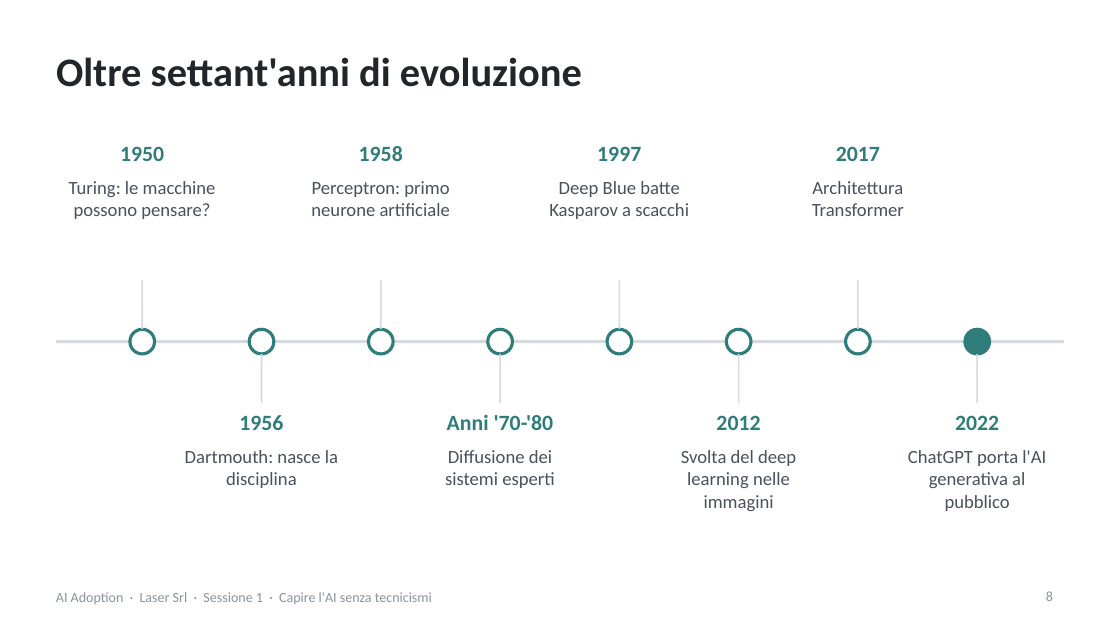
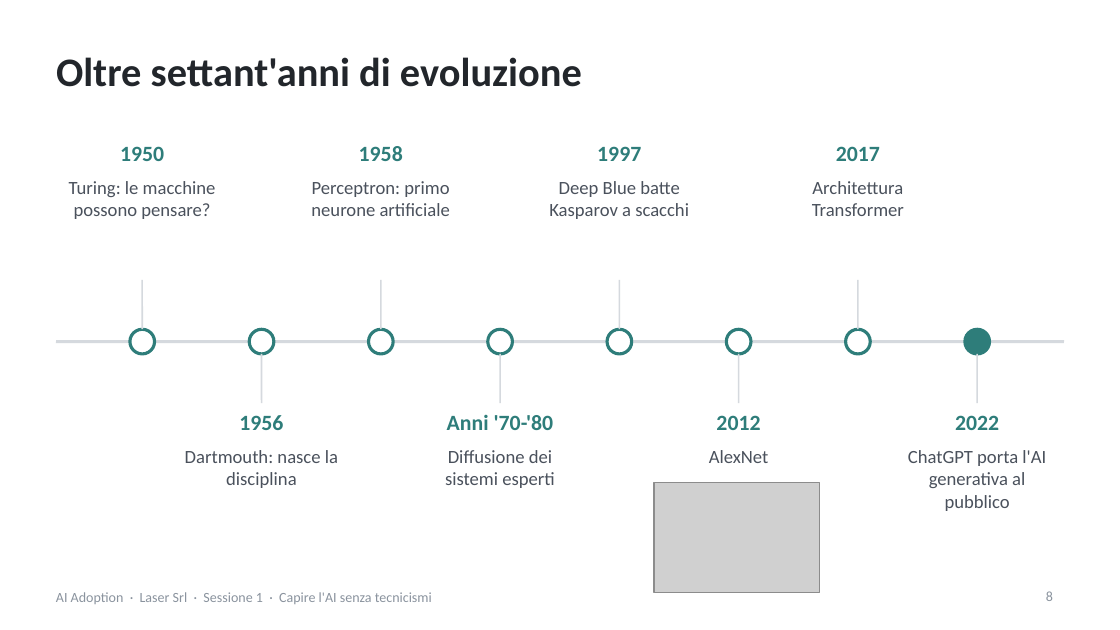
Before and after one commit to NetAi-IT/Formazione-AI-Literacy-Official, a slide deck: slide 8 of Formazioni/2026-10_LaserSrl_AI_Adoption/slide/Sessione1_slide_nuove_Laser.pptx. Drawn at 1120x630 pixels with LibreOffice and Linux fonts; fonts in the diff are those of the drawing; grey boxes stand for pictures. Boxes give left, top, right and bottom in pixels: in the first picture for what was removed or moved away, otherwise in the second. Text is boxed around its words. In the diff, an @@ line names an element or a change of style, - is before the commit and + after.

```diff
--- a/Formazioni/2026-10_LaserSrl_AI_Adoption/slide/Sessione1_slide_nuove_Laser.pptx
+++ b/Formazioni/2026-10_LaserSrl_AI_Adoption/slide/Sessione1_slide_nuove_Laser.pptx
@@ text at (x1=709, y1=450, x2=769, y2=463): text changed @@
-Svolta del deep learning nelle immagini
+AlexNet
@@ picture added at (x1=654, y1=483, x2=819, y2=592) @@
```
Also in this commit, not shown: 13 other slides changed, 1 slide added, 2 other files.
